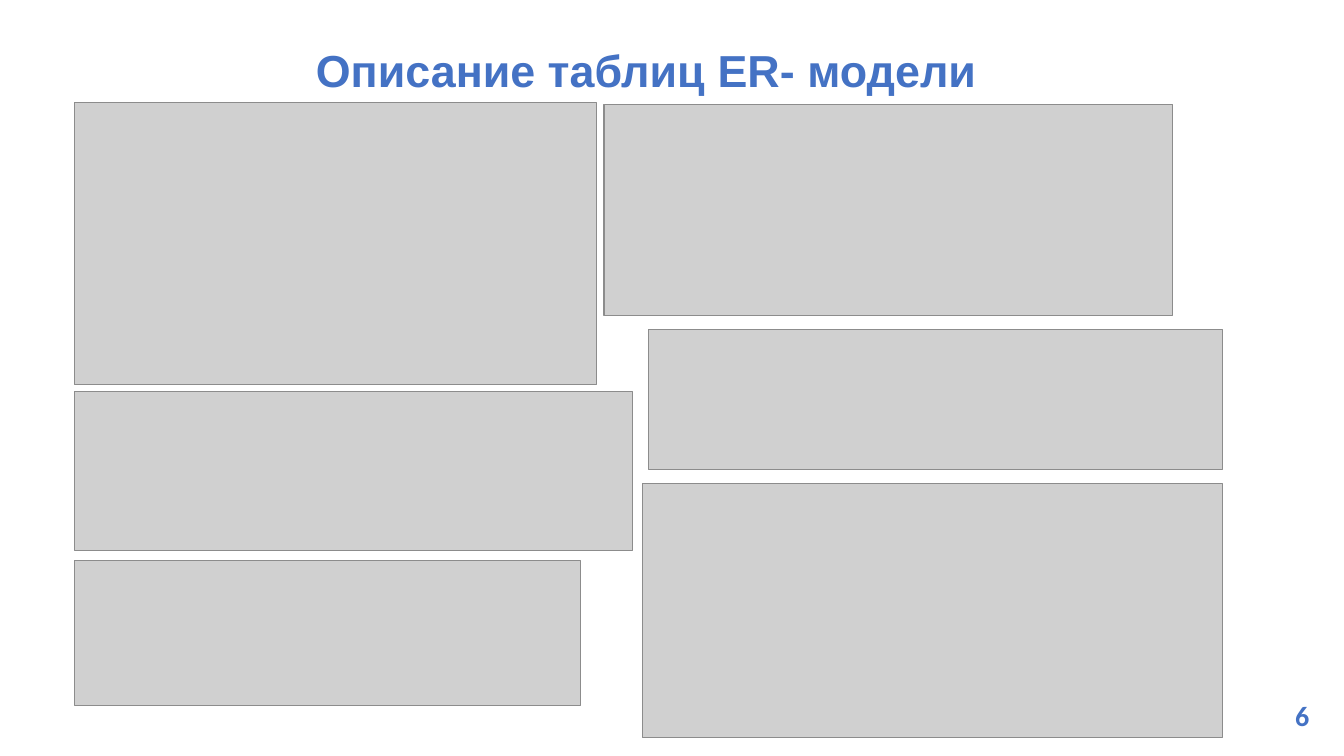
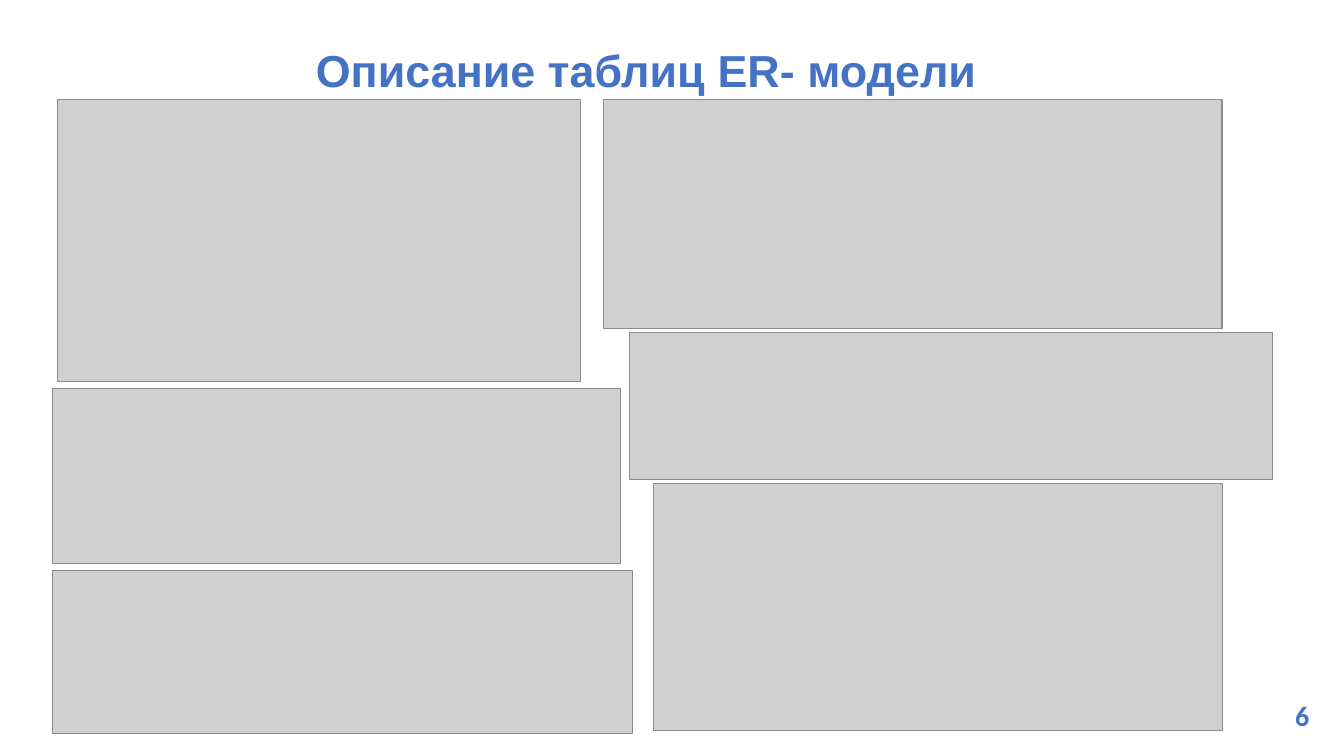
Before and after one commit to Klevchik1/Diplom, a slide deck: slide 8 of Документация/Седых Владислав БД-22-1.pptx. Drawn at 1344x756 pixels with LibreOffice and Linux fonts; fonts in the diff are those of the drawing; grey boxes stand for pictures. Boxes give left, top, right and bottom in pixels: in the first picture for what was removed or moved away, otherwise in the second. Text is boxed around its words. In the diff, an @@ line names an element or a change of style, - is before the commit and + after.

```diff
--- a/Документация/Седых Владислав БД-22-1.pptx
+++ b/Документация/Седых Владислав БД-22-1.pptx
@@ picture: place and size @@
-picture at bbox=[75, 103, 597, 385]
+picture at bbox=[57, 100, 581, 381]
@@ picture: place and size @@
-picture at bbox=[604, 105, 1173, 316]
+picture at bbox=[604, 100, 1222, 329]
@@ picture: place and size @@
-picture at bbox=[649, 330, 1223, 470]
+picture at bbox=[630, 333, 1272, 480]
@@ picture: place and size @@
-picture at bbox=[75, 391, 633, 551]
+picture at bbox=[52, 389, 621, 565]
@@ picture: place and size @@
-picture at bbox=[642, 484, 1222, 737]
+picture at bbox=[653, 484, 1222, 731]
@@ picture: place and size @@
-picture at bbox=[75, 561, 582, 705]
+picture at bbox=[52, 571, 632, 733]
```
Also in this commit, not shown: 2 other slides changed.
